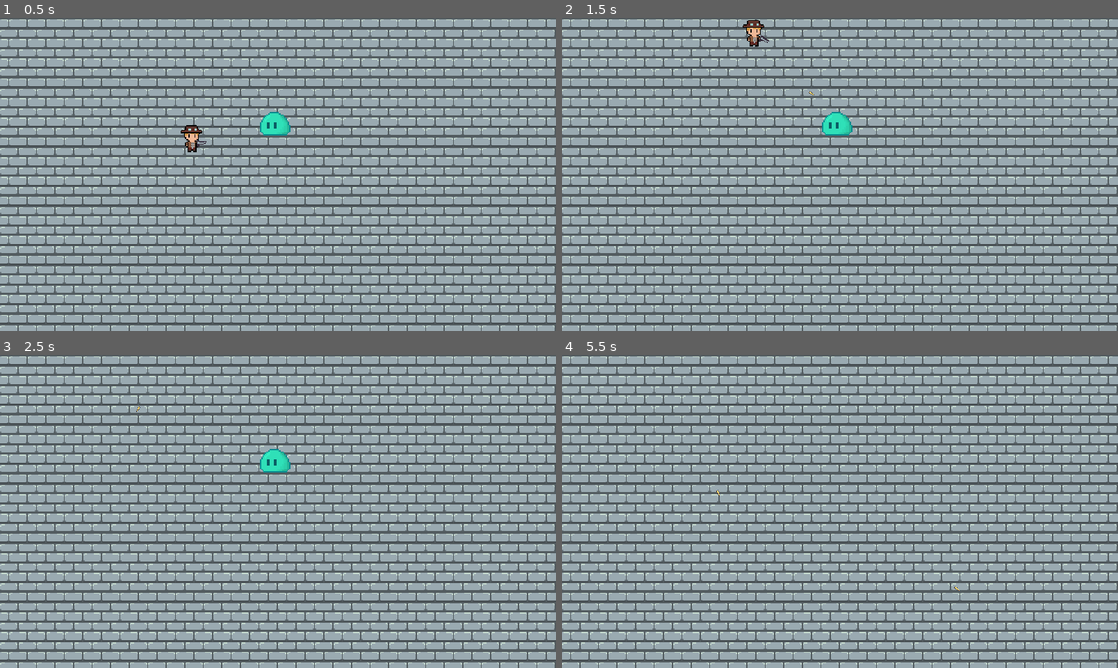
Above: before the commit, frames 1-4 (two rows, left to right).
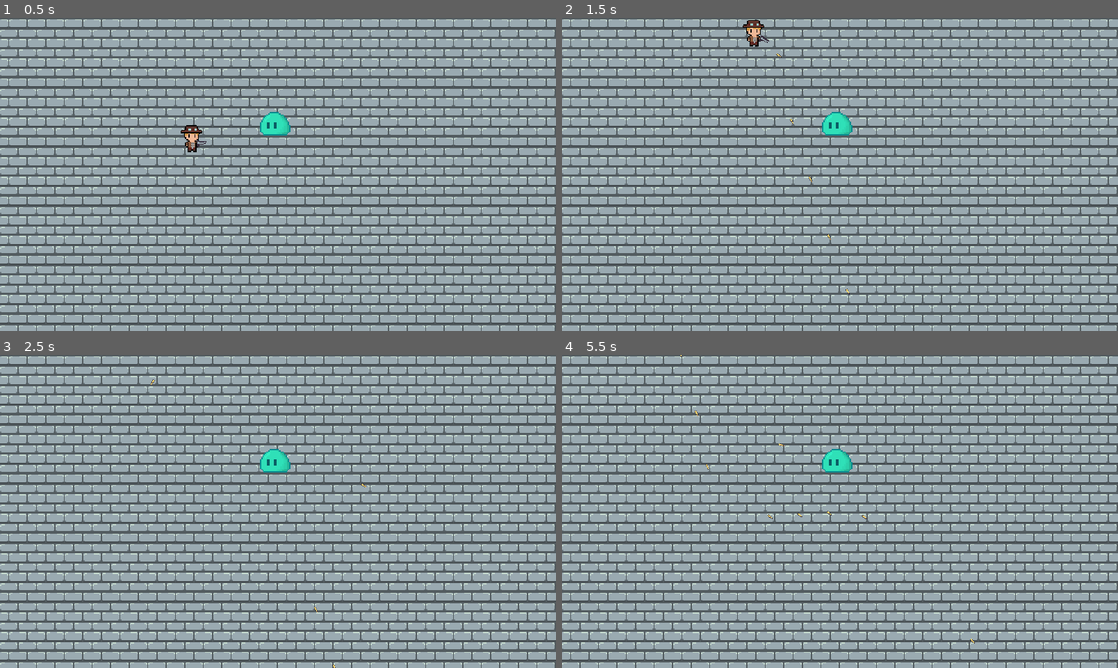
Above: after the commit, the same moments.

Repository: WAIWAI-PARTY/Life-after-people
Game: Godot game, scene res://World.tscn
Same seed, same stepped clock (60 frames per second), same inputs: the game is played once before the commit and once after it.
Inputs (mouse positions are in pixels of both pictures, inside the frame that each line leads up to):
- Up to frame 1 (0.5 s): no input
- Up to frame 2 (1.5 s): tap Enter at 0.5 s; move the mouse to (812, 237) at 0.52 s; press the mouse at (812, 237) at 0.53 s; hold W (ui_up) from 0.53 s (still down); move the mouse to (1006, 221) at 1.27 s; release the mouse at (1006, 221) at 1.28 s; click (1006, 221) at 1.35 s
- Up to frame 3 (2.5 s): move the mouse to (111, 464) at 2.02 s; release W (ui_up) at 2.03 s; press the mouse at (111, 464) at 2.03 s; hold A (ui_left) from 2.03 s (still down)
- Up to frame 4 (5.5 s): tap Space at 2.75 s; move the mouse to (867, 511) at 2.77 s; release the mouse at (867, 511) at 2.78 s; click (867, 511) at 2.85 s; move the mouse to (756, 433) at 3.52 s; release A (ui_left) at 3.53 s; press the mouse at (756, 433) at 3.53 s; hold S (ui_down) 3.53-4.28 s; move the mouse to (962, 495) at 4.27 s; release the mouse at (962, 495) at 4.28 s; hold D (ui_right) 4.28-5.03 s; click (962, 495) at 4.35 s; move the mouse to (728, 527) at 5.02 s; press the mouse at (728, 527) at 5.03 s; hold W (ui_up) from 5.03 s (still down)

Frame 1 is identical in both runs. In frame 2, less than 0.1% of the frame differs, in the area x 38-52%, y 11-89%; in frame 3, less than 0.1%; in frame 4, 0.4%, in the area x 21-75%, y 0-93%.

Commit message:
fix  pressing shooting bug

Diff:
--- a/Weapons/Bullets.gd
+++ b/Weapons/Bullets.gd
@@ -1,6 +1,6 @@
 extends Area2D
 
-export var speed = 200
+export var speed = 150
 
 func _ready():
 	set_as_toplevel(true)
--- a/Weapons/Gun.gd
+++ b/Weapons/Gun.gd
@@ -16,7 +16,7 @@
 		else:
 			$GunSprite.set_scale(Vector2(0.5,0.5))
 
-
+func _process(delta):
 	if Input.is_action_pressed("shoot") and can_fire:
 		var bullet_instance = bullet.instance()
 		bullet_instance.rotation = rotation
